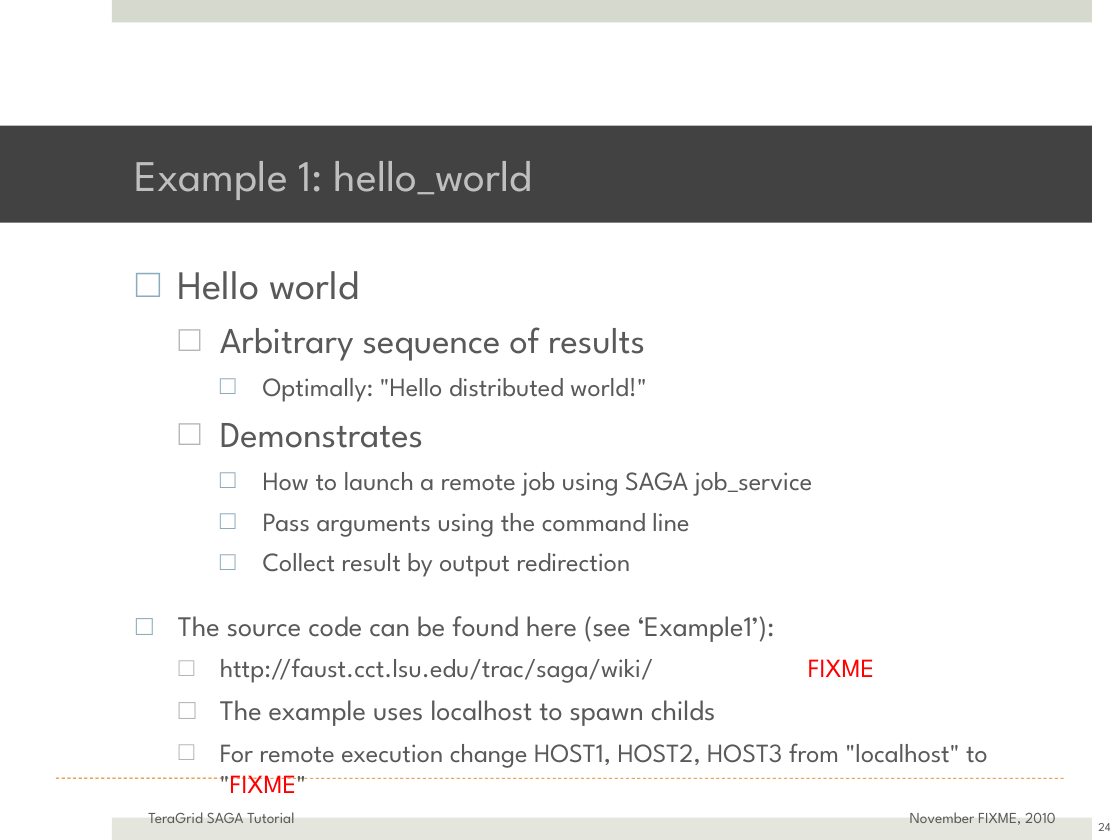
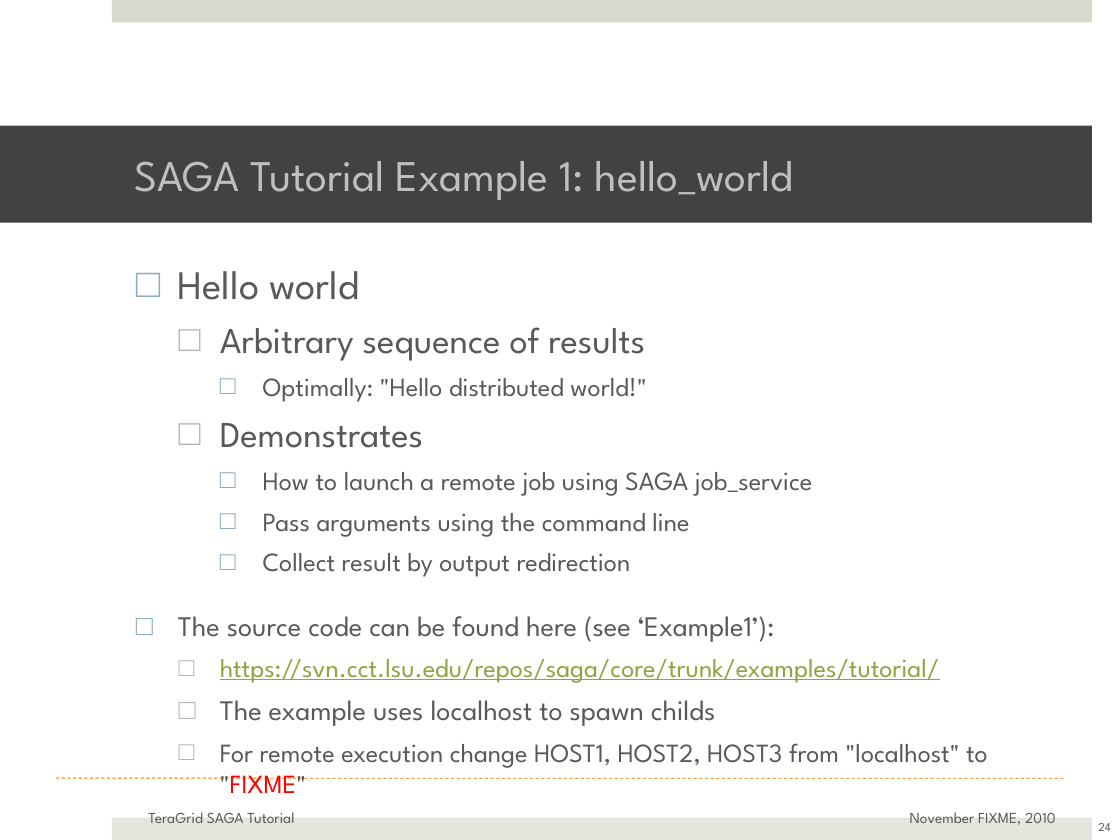
Before and after one commit to saga-project/saga-cpp-legacy-projects, a slide deck: slide 24 of tutorial/general_tutorial/SAGA-API-levels.pptx. Drawn at 1120x840 pixels with LibreOffice and Linux fonts; fonts in the diff are those of the drawing; background and template pictures are left out. Boxes give left, top, right and bottom in pixels: in the first picture for what was removed or moved away, otherwise in the second. Text is boxed around its words. In the diff, an @@ line names an element or a change of style, - is before the commit and + after.

Commit message:
Lots of small fixes (read updates) in Hartmut's Section   But lots left to do (for Hartmut)
  Minor update in SAGA-Intro-Conclusion.pptx

```diff
--- a/tutorial/general_tutorial/SAGA-API-levels.pptx
+++ b/tutorial/general_tutorial/SAGA-API-levels.pptx
@@ title at [134, 161, 794, 200]: text changed @@
-Example 1: hello_world
+SAGA Tutorial Example 1: hello_world
@@ text at [220, 659, 939, 683]: text changed; text colour #595959 to #8DA440 @@
-  □ http://faust.cct.lsu.edu/trac/saga/wiki/ FIXME
+  □ https://svn.cct.lsu.edu/repos/saga/core/trunk/examples/tutorial/
```
Also in this commit, not shown: 6 other slides changed, 1 other file.
